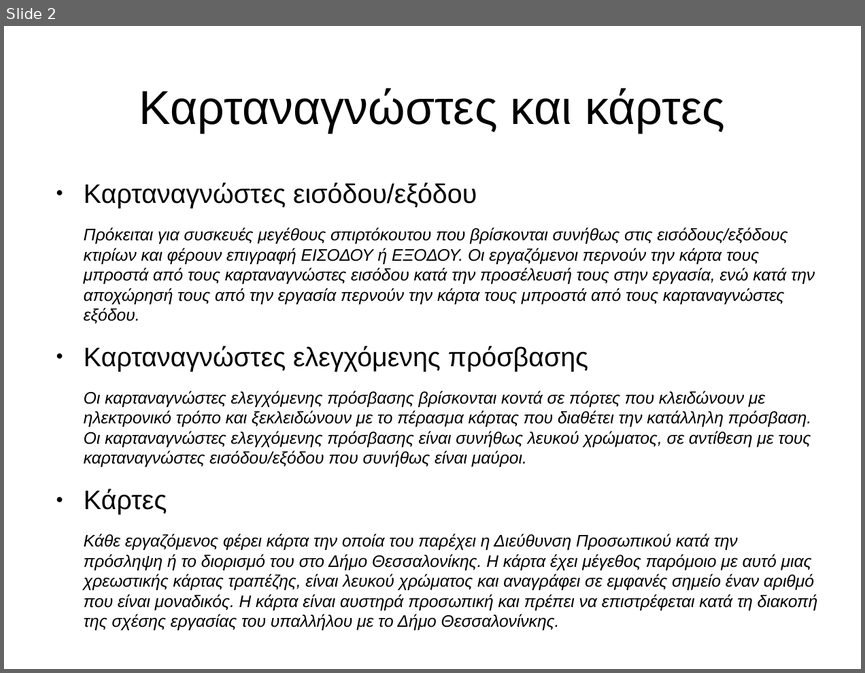
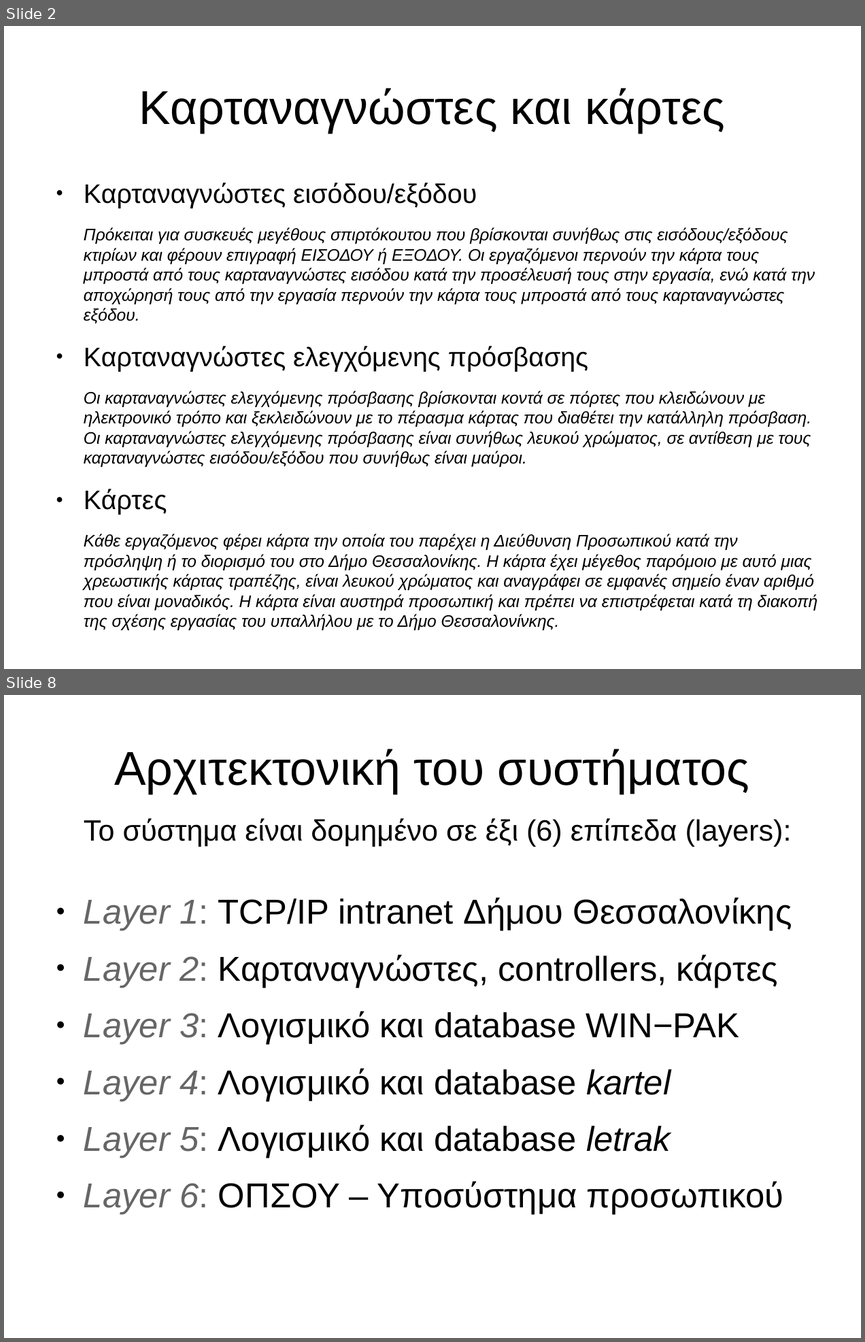
Before and after one commit to panos1962/letrak, a slide deck: misc/isagogi.odp. Shown one above the other, each under a label of ours: slide 2 before the commit, slides 2 and 8 after it; the slides between them are not shown. The pictures are 865x673 and 865x1342 pixels, drawn with LibreOffice and Linux fonts; fonts in the diff are those of the drawing. Boxes give left, top, right and bottom in pixels: in the first picture for what was removed or moved away, otherwise in the second. Text is boxed around its words. In the diff, an @@ line names an element or a change of style, - is before the commit and + after.

```diff
--- a/misc/isagogi.odp
+++ b/misc/isagogi.odp
@@ slide 8 added at (4,695,861,1338), background #FFFFFF @@
@@ title added at (114,749,749,794), 44 pt, text #000000 @@
+Αρχιτεκτονική του συστήματος
@@ text added at (84,818,791,847), 27.2 pt, text #000000 @@
+Το σύστημα είναι δομημένο σε έξι (6) επίπεδα (layers):
@@ text added at (84,897,792,1215), 32 pt, text #000000 @@
+● Layer 1: TCP/IP intranet Δήμου Θεσσαλονίκης
+● Layer 2: Καρταναγνώστες, controllers, κάρτες
+● Layer 3: Λογισμικό και database WIN−PAK
+● Layer 4: Λογισμικό και database kartel
+● Layer 5: Λογισμικό και database letrak
+● Layer 6: ΟΠΣΟΥ – Υποσύστημα προσωπικού
```
Also in this commit, not shown: 5 other slides added, 1 other file.
